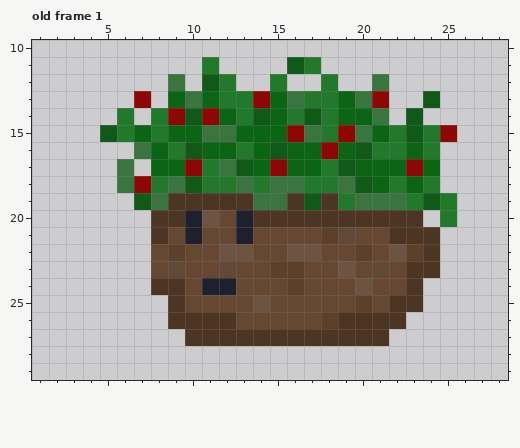
Pixel-art file -- Assets/Sprites/EnemySpikes.aseprite. The first picture shows the starting point.
32x32 pixels, 1 frame. Shown: old frame 1: x 1..28, y 10..29. The commit also changed other frames, which this record leaves out.
After:
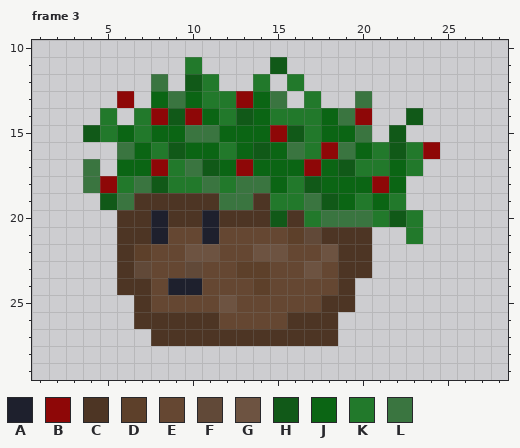
Palette (. is transparent): A #1e202d  B #8e0707  C #4d3524  D #5d402a  E #654732  F #614938  G #6d5341  H #115918  J #0b6514  K #22792b  L #3a7540
A new or re-ordered frame is compared with the old frame closest to it.
Change:
frames 1 -> 15
layer "Body" added
layer "Eyes" added
layer "Zarzas" added
layer "Layer 1" removed
layer "Layer 2" removed
layer "Layer 3" removed
Changed rows in their new state; - is an unchanged pixel.
Frame 3 is new; against old frame 1:
first column x 4:
11 ------K.---H..--------
12 ----L.HK.-K.K-.--.----
13 --B.JLJK-BJL.-..-.--.-
14 -K.KBHBJKHJK-KJLB.----
15 HKJKJ-L-J--BHKJJ-.H...
16 --LJKHJ-KJHJLK-LJ-HKB-
17 L-JJBKLHJB-J-BJ-KK-K.-
18 LBKLHKKL--LJKHJJJBJ..-
19 -HLCC---LLCKKLHJKJK...
20 --CCA-CACC-H-KLLLKHK-.
21 --CCA-EA-E--DFCCC..K.-
22 --CD-EGGEEGGEEGCC....-
23 --CF-EF-EDDEEG-CC....-
24 --CCEAAEE-D-E--C....--
25 ---CEE--G-E---CC....--
26 ---CC---E---CCC....---
27 ----CC---------...----
Changed places in both pictures, as pixel boxes (x1, y1, x2, y2):
changed: (83, 57, 457, 346)
